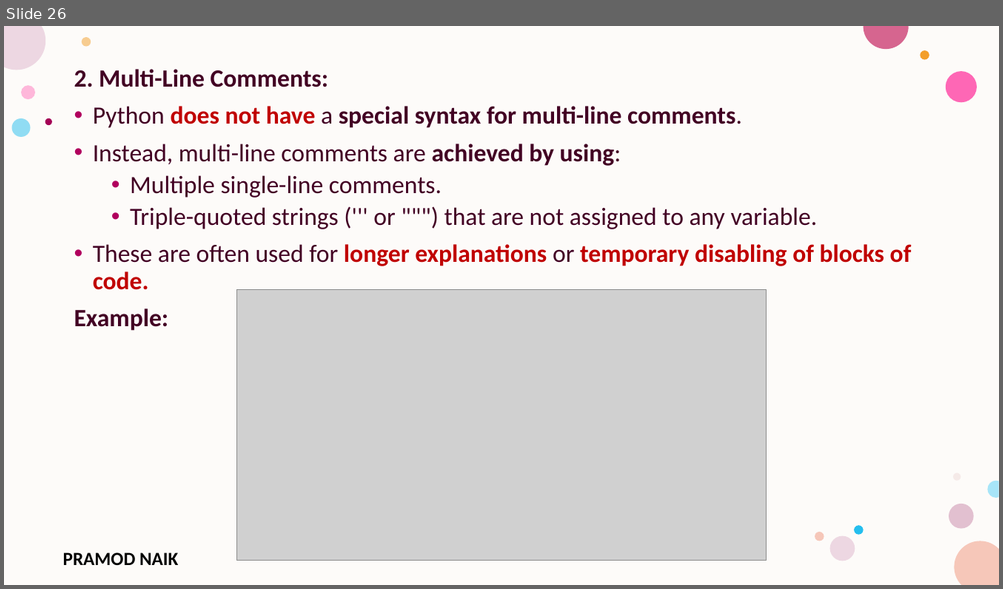
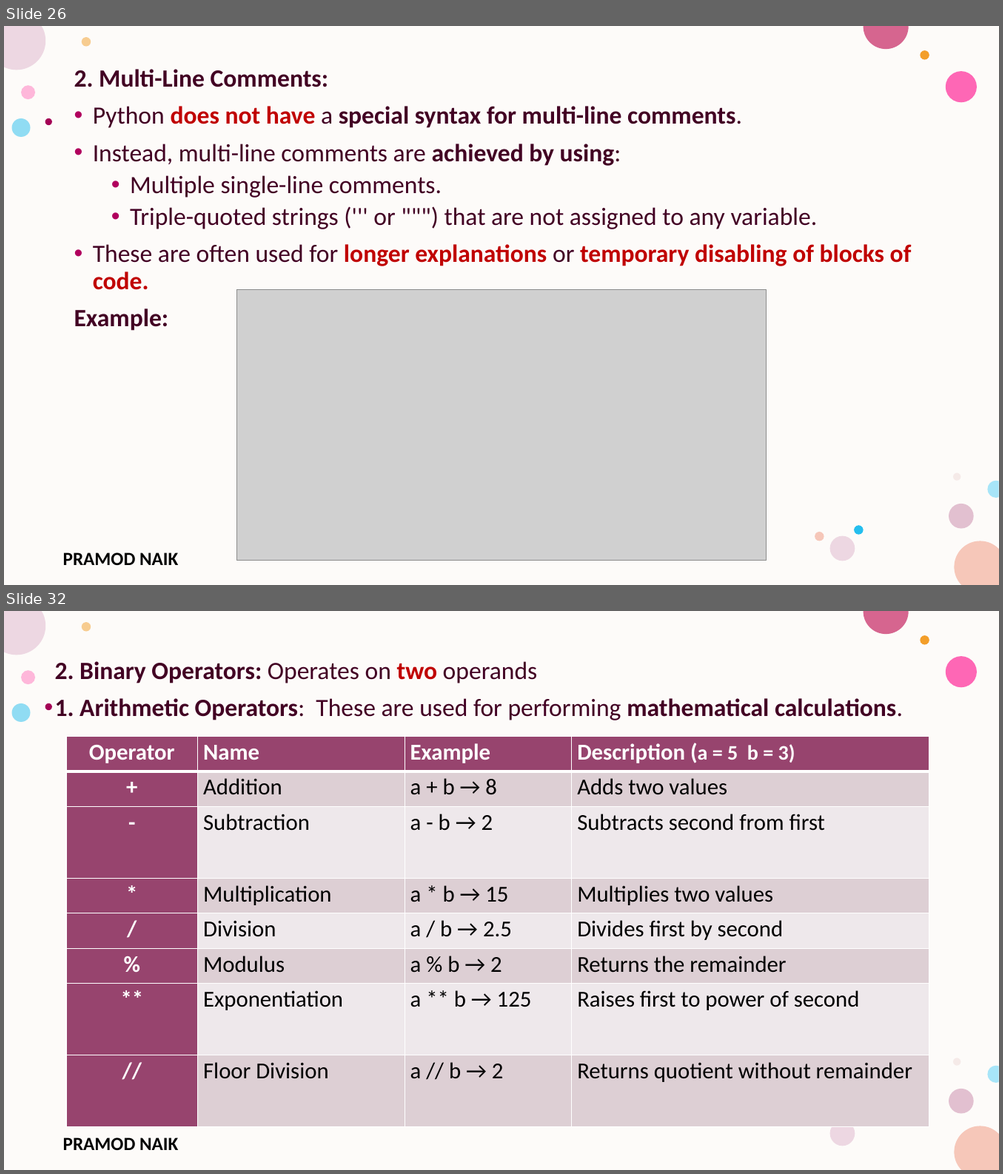
Before and after one commit to PRAMOD-VISHNU-NAIK/MCA-4th-Sem-Python-Shridevi-College, a slide deck: Theory Class-Notes/Module-1 Python Basic Concepts and Programming.pptx. Shown one above the other, each under a label of ours: slide 26 before the commit, slides 26 and 32 after it; the slides between them are not shown. The pictures are 1003x589 and 1003x1174 pixels, drawn with LibreOffice and Linux fonts; fonts in the diff are those of the drawing; grey boxes stand for pictures; background and template pictures are left out. Boxes give left, top, right and bottom in pixels: in the first picture for what was removed or moved away, otherwise in the second. Text is boxed around its words. In the diff, an @@ line names an element or a change of style, - is before the commit and + after.

```diff
--- a/Theory Class-Notes/Module-1 Python Basic Concepts and Programming.pptx
+++ b/Theory Class-Notes/Module-1 Python Basic Concepts and Programming.pptx
@@ slide 32 added at bbox=[4, 611, 999, 1170], background #FFFFFF; not listed: 17 template elements that a slide beside it also shows @@
@@ text added at bbox=[55, 661, 902, 721], 24 pt, text #420023, bold @@
+2. Binary Operators: Operates on two operands
+1. Arithmetic Operators: These are used for performing mathematical calculations.
@@ table added at bbox=[66, 736, 928, 1128], 8 rows, 4 columns @@
+Operator | Name | Example | Description (a = 5 b = 3)
++ | Addition | a + b → 8 | Adds two values
+- | Subtraction | a - b → 2 | Subtracts second from first
+* | Multiplication | a * b → 15 | Multiplies two values
+/ | Division | a / b → 2.5 | Divides first by second
+% | Modulus | a % b → 2 | Returns the remainder
+** | Exponentiation | a ** b → 125 | Raises first to power of second
+// | Floor Division | a // b → 2 | Returns quotient without remainder
```
Also in this commit, not shown: 4 slides changed, 74 other slides added, 1 other file.
